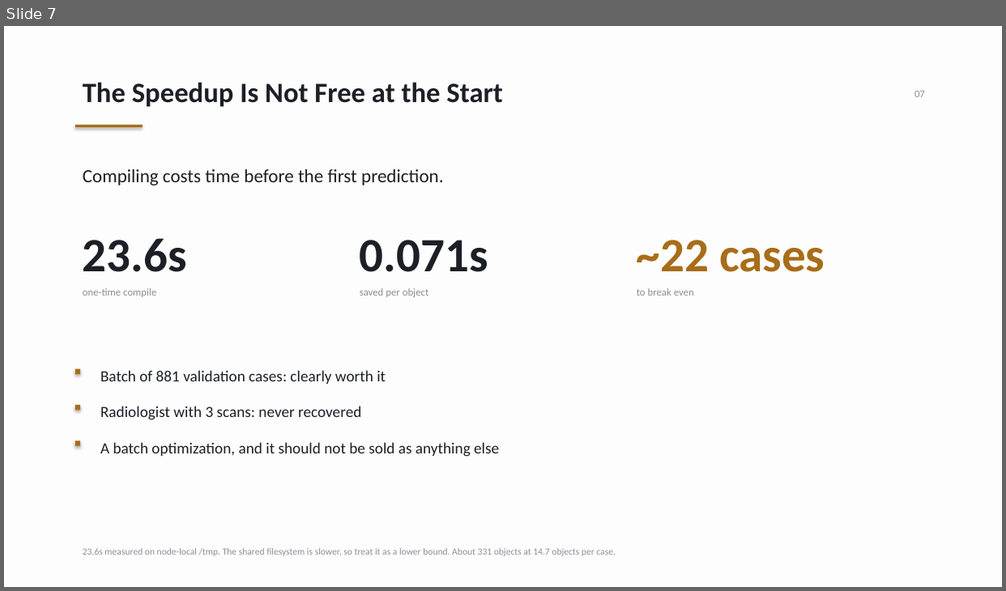
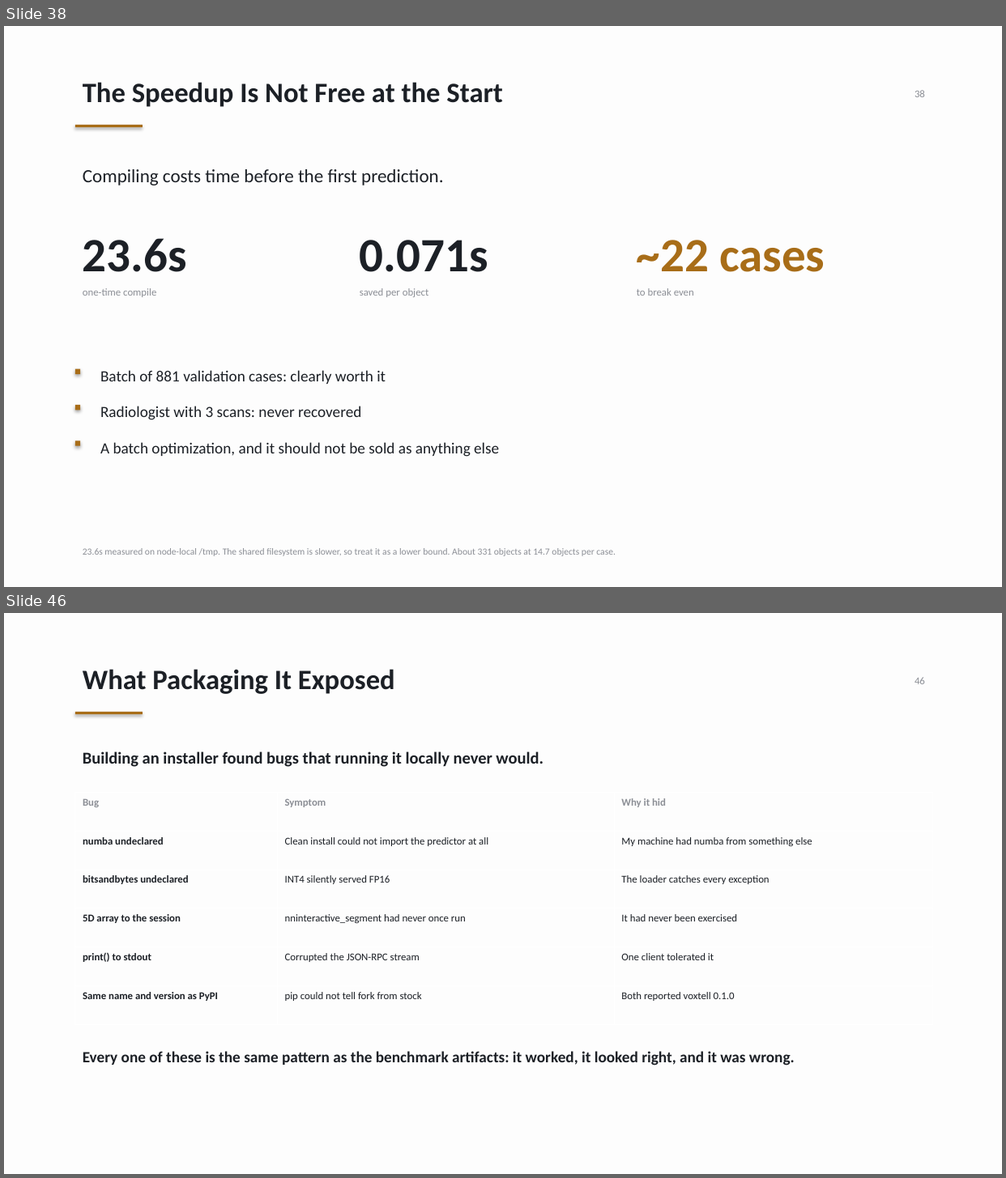
Before and after one commit to pentaexe/VoxTell-main, a slide deck: slides.pptx. Shown one above the other, each under a label of ours: slide 7 before the commit, slides 38 and 46 after it; the slides between them are not shown. The pictures are 1006x591 and 1006x1178 pixels, drawn with LibreOffice and Linux fonts; fonts in the diff are those of the drawing. Boxes give left, top, right and bottom in pixels: in the first picture for what was removed or moved away, otherwise in the second. Text is boxed around its words. In the diff, an @@ line names an element or a change of style, - is before the commit and + after.

```diff
--- a/slides.pptx
+++ b/slides.pptx
@@ slide 46 added at box(4, 613, 1002, 1174), background #FDFDFD @@
@@ text added at box(83, 669, 395, 694), 27 pt, text #1C2026, bold @@
+What Packaging It Exposed
@@ text added at box(914, 677, 925, 684), 10 pt, text #8C8F96 @@
+46
@@ rectangle added at box(75, 712, 143, 714), fill #A86D18 @@
@@ text added at box(83, 752, 543, 767), 16 pt, text #1C2026, bold @@
+Building an installer found bugs that running it locally never would.
@@ table added at box(75, 793, 932, 1024), 6 rows, 3 columns @@
+Bug | Symptom | Why it hid
+numba undeclared | Clean install could not import the predictor at all | My machine had numba from something else
+bitsandbytes undeclared | INT4 silently served FP16 | The loader catches every exception
+5D array to the session | nninteractive_segment had never once run | It had never been exercised
+print() to stdout | Corrupted the JSON-RPC stream | One client tolerated it
+Same name and version as PyPI | pip could not tell fork from stock | Both reported voxtell 0.1.0
@@ text added at box(83, 1051, 795, 1066), 15 pt, text #1C2026, bold @@
+Every one of these is the same pattern as the benchmark artifacts: it worked, it looked right, and it was wrong.
@@ what was slide 7 is now slide 38 @@
@@ slide 38 changed as well @@
@@ text at box(914, 90, 925, 97): text changed @@
-07
+38
```
Also in this commit, not shown: 4 other slides changed, 45 other slides added, 3 slides removed, 1 other file.
